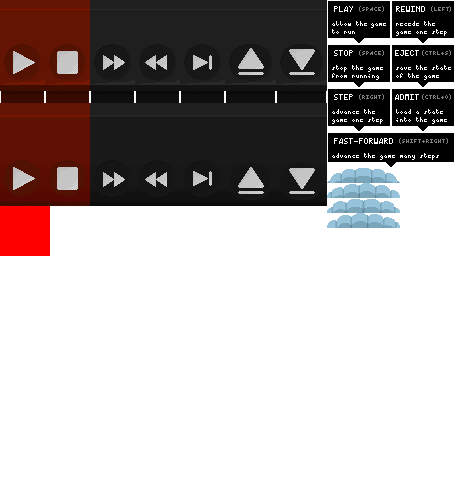
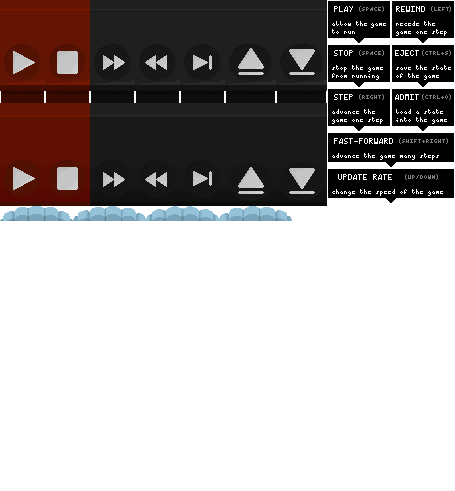
Before/after of a 455 × 491 layered artwork. What changed in the layer stack:
painted on "PLAY" over [0, 206, 50, 256]
painted on "MESSAGES" over [327, 168, 454, 204]
painted on "WHEEL" over [0, 168, 400, 228]
